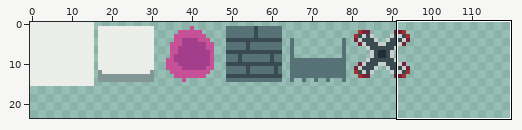
Pixel-art file: assets/atlas.aseprite. Above: a wide view before the commit, with the close-up outlined.
Close-up. Before:
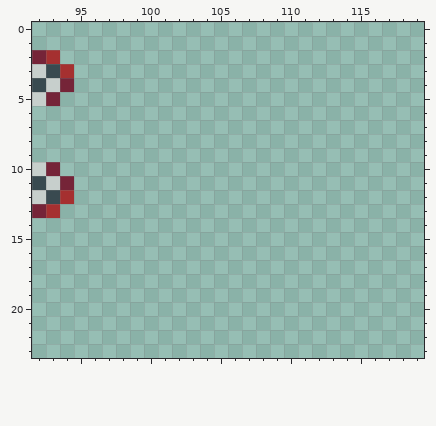
256x256 pixels, 1 frame. Shown: x 92..119, y 0..23. The wide view leaves out empty margins.
After:
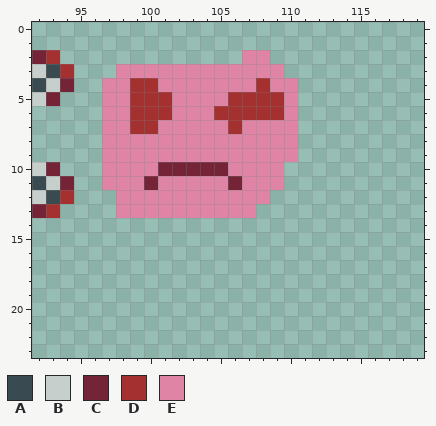
Palette (. is transparent): A #394a50  B #c7cfcc  C #752438  D #a53030  E #df84a5
The edit:
@@ x 95..112 @@
  1 ..................
- 2 ..................
- 3 ..................
- 4 ..................
- 5 ..................
- 6 ..................
- 7 ..................
- 8 ..................
- 9 ..................
-10 ..................
-11 ..................
-12 ..................
-13 ..................
+ 2 ............EE....
+ 3 ...EEEEEEEEEEEE...
+ 4 ..EEDDEEEEEEEDEE..
+ 5 ..EEDDDEEEEDDDDE..
+ 6 ..EEDDDEEEDDDDDE..
+ 7 ..EEDDEEEEEDEEEE..
+ 8 ..EEEEEEEEEEEEEE..
+ 9 ..EEEEEEEEEEEEEE..
+10 ..EEEECCCCCEEEE...
+11 ..EEECEEEEECEEE...
+12 ...EEEEEEEEEEE....
+13 ...EEEEEEEEEE.....
 14 ..................
Where, in picture pixels (left, top, right, bottom), the same in both close-ups:
added: (102, 50, 298, 218)
